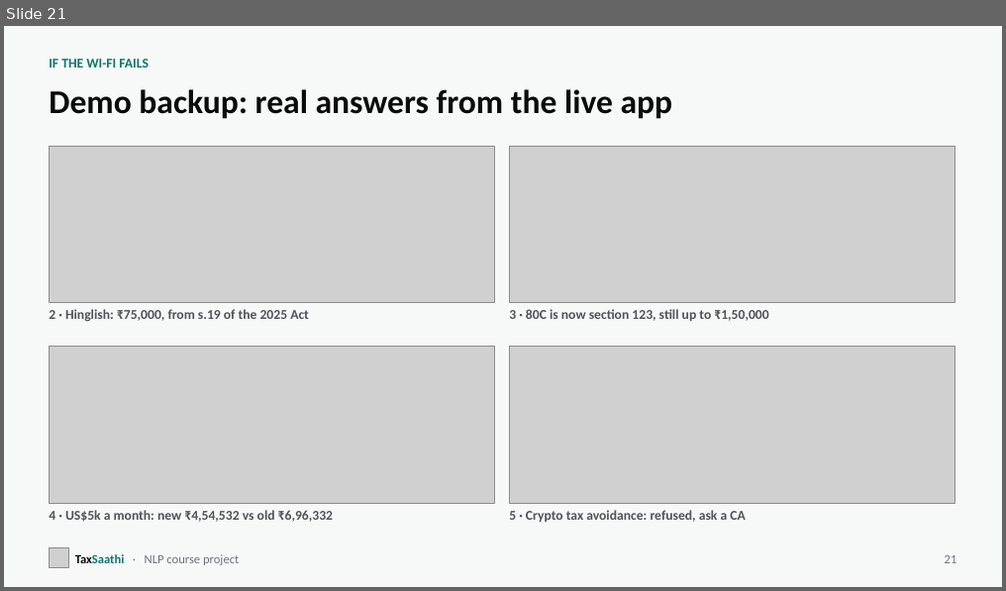
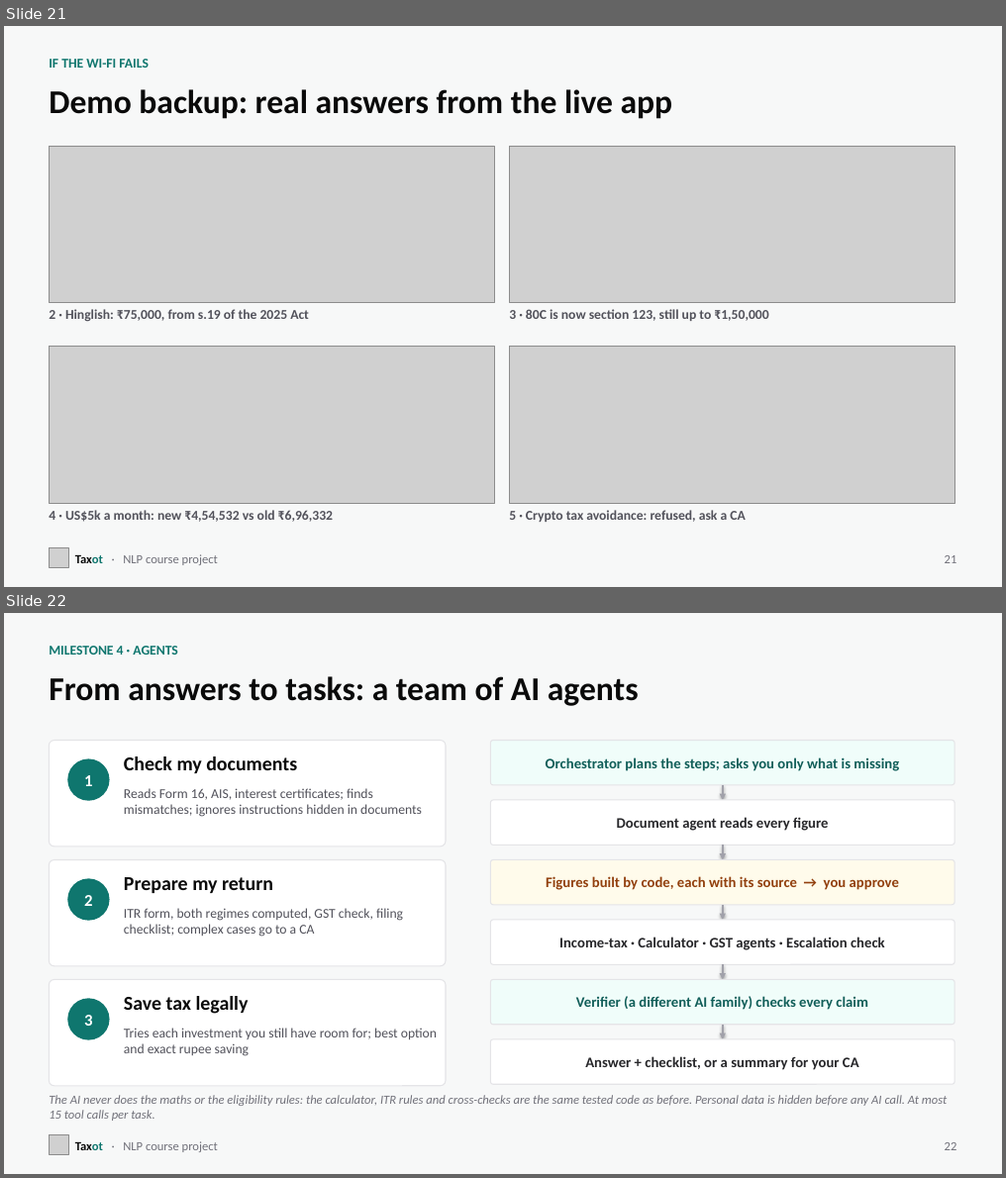
Before and after one commit to HulkInTherapy/taxsaathi, a slide deck: presentation/Taxot.pptx. Shown one above the other, each under a label of ours: slide 21 before the commit, slides 21 and 22 after it. The pictures are 1006x591 and 1006x1178 pixels, drawn with LibreOffice and Linux fonts; fonts in the diff are those of the drawing; grey boxes stand for pictures. Boxes give left, top, right and bottom in pixels: in the first picture for what was removed or moved away, otherwise in the second. Text is boxed around its words. In the diff, an @@ line names an element or a change of style, - is before the commit and + after.

Commit message:
Phase 9: deploy config, agent docs, report chapter and slides
- systemd unit and Dockerfile read keys from an env file; Docker health
  check and .dockerignore (never ships .env)
- README and demo cheat-sheet: Tasks tab workflows and expected results
- Report: M4 chapter (architecture, safety, evaluation, error analysis)
- Deck: four agent slides (workflows, scorecard, comparison, demo)
- Evals default to --workers 1

```diff
--- a/presentation/Taxot.pptx
+++ b/presentation/Taxot.pptx
@@ slide 22 added at [4,613,1002,1174], background #F7F8F8 @@
@@ text added at [49,646,177,655], 13 pt, text #0F766E, bold @@
+MILESTONE 4 · AGENTS
@@ title added at [49,676,639,706], 32 pt, text #0A0A0A, bold @@
+From answers to tasks: a team of AI agents
@@ rounded rectangle added at [49,741,446,847], fill #FFFFFF, outline #E4E4E7 1 pt @@
@@ ellipse added at [67,759,110,801], fill #0F766E, 16 pt, text #FFFFFF, bold @@
+1
@@ text added at [124,757,297,773], 19 pt, text #0A0A0A, bold @@
+Check my documents
@@ rounded rectangle added at [491,741,954,785], fill #F0FDFA, outline #E4E4E7 1 pt, 14 pt, text #115E59, bold @@
+Orchestrator plans the steps; asks you only what is missing
@@ text added at [124,788,422,817], 13 pt, text #52525B @@
+Reads Form 16, AIS, interest certificates; finds mismatches; ignores instructions hidden in documents
@@ arrow added from (723, 785) to (723, 800), #A1A1AA 1.75 pt @@
@@ rounded rectangle added at [491,800,954,845], fill #FFFFFF, outline #E4E4E7 1 pt, 14 pt, text #27272A, bold @@
+Document agent reads every figure
@@ arrow added from (723, 845) to (723, 861), #A1A1AA 1.75 pt @@
@@ rounded rectangle added at [49,861,446,966], fill #FFFFFF, outline #E4E4E7 1 pt @@
@@ ellipse added at [67,878,110,921], fill #0F766E, 16 pt, text #FFFFFF, bold @@
+2
@@ text added at [124,877,273,893], 19 pt, text #0A0A0A, bold @@
+Prepare my return
@@ rounded rectangle added at [491,861,954,905], fill #FFFBEB, outline #E4E4E7 1 pt, 14 pt, text #92400E, bold @@
+Figures built by code, each with its source → you approve
@@ text added at [124,908,403,937], 13 pt, text #52525B @@
+ITR form, both regimes computed, GST check, filing checklist; complex cases go to a CA
@@ arrow added from (723, 905) to (723, 920), #A1A1AA 1.75 pt @@
@@ rounded rectangle added at [491,920,954,964], fill #FFFFFF, outline #E4E4E7 1 pt, 14 pt, text #27272A, bold @@
+Income-tax · Calculator · GST agents · Escalation check
@@ arrow added from (723, 964) to (723, 980), #A1A1AA 1.75 pt @@
@@ rounded rectangle added at [49,980,446,1086], fill #FFFFFF, outline #E4E4E7 1 pt @@
@@ ellipse added at [67,998,110,1041], fill #0F766E, 16 pt, text #FFFFFF, bold @@
+3
@@ text added at [124,996,249,1014], 19 pt, text #0A0A0A, bold @@
+Save tax legally
@@ rounded rectangle added at [491,980,954,1025], fill #F0FDFA, outline #E4E4E7 1 pt, 14 pt, text #115E59, bold @@
+Verifier (a different AI family) checks every claim
@@ text added at [124,1028,437,1057], 13 pt, text #52525B @@
+Tries each investment you still have room for; best option and exact rupee saving
@@ arrow added from (723, 1025) to (723, 1040), #A1A1AA 1.75 pt @@
@@ rounded rectangle added at [491,1040,954,1084], fill #FFFFFF, outline #E4E4E7 1 pt, 14 pt, text #27272A, bold @@
+Answer + checklist, or a summary for your CA
@@ text added at [49,1095,946,1121], 12 pt, text #71717A, italic @@
+The AI never does the maths or the eligibility rules: the calculator, ITR rules and cross-checks are the same tested code as before. Personal data is hidden before any AI call. At most 15 tool calls per task.
@@ picture added at [49,1136,68,1155] @@
@@ text added at [75,1142,218,1153], 12 pt, text #71717A @@
+Taxot · NLP course project
@@ text added at [944,1143,957,1151], 12 pt, text #71717A @@
+22
@@ slide 21 changed as well @@
@@ text at [75,555,218,566]: text changed @@
-TaxSaathi · NLP course project
+Taxot · NLP course project
```
Also in this commit, not shown: 22 other slides changed, 3 other slides added, 10 other files.
